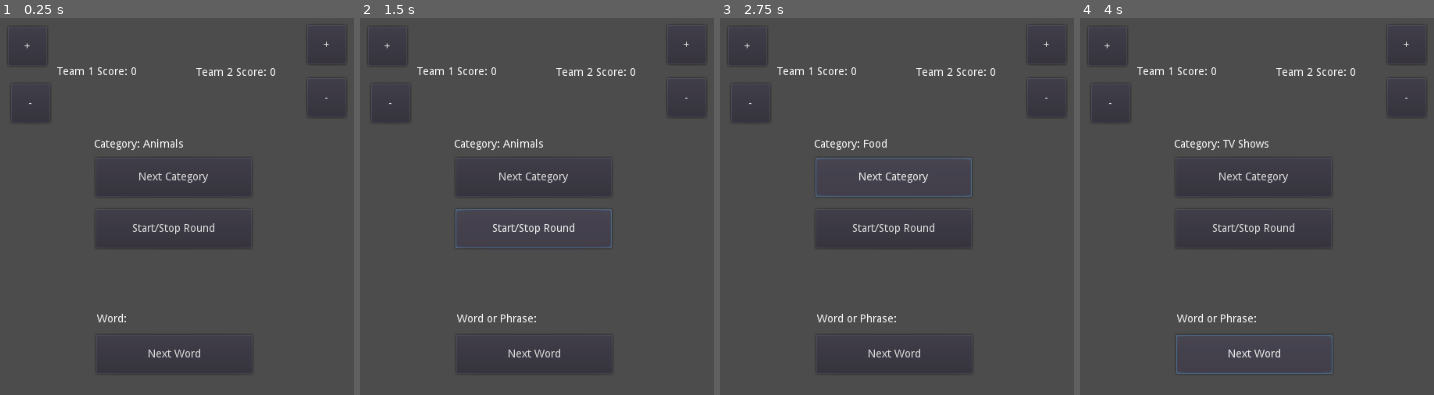
Above: before the commit, frames 1-4 (left to right).
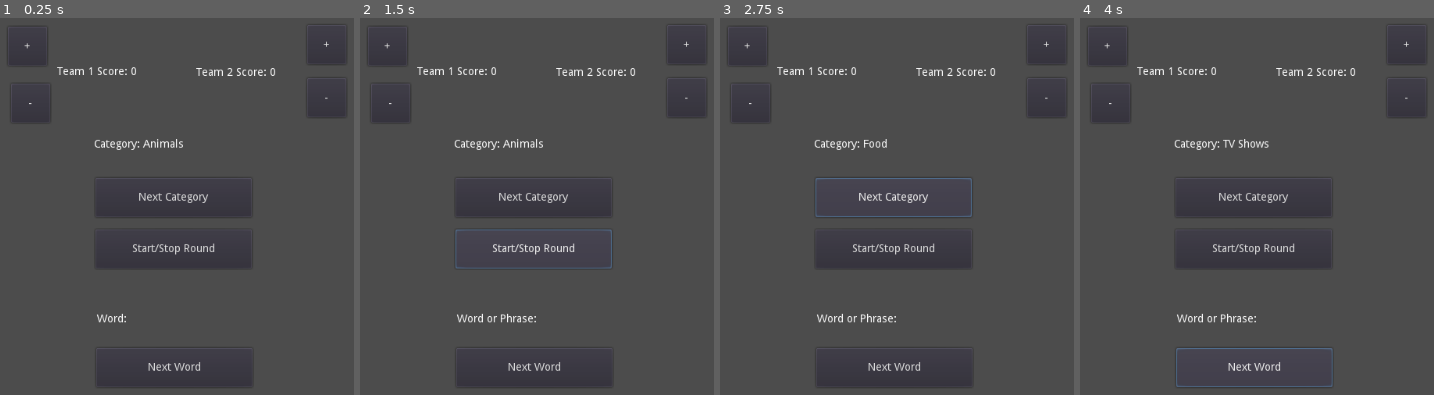
Above: after the commit, the same moments.

Repository: marshallcouch/prototypes
Game: Godot game, scene res://dont_say_the_word.tscn
Two runs of this game, one before a commit and one after it. Both use one fixed random seed, a clock stepped at 60 frames per second and the inputs below.
Inputs:
- Up to frame 1 (0.25 s): no input
- Up to frame 2 (1.5 s): click "Start/Stop Round" at 0.5 s; click "Start/Stop Round" at 1.25 s
- Up to frame 3 (2.75 s): click "Next Category" at 2 s
- Up to frame 4 (4 s): click "Next Category" at 2.75 s; click "Next Word" at 3.5 s

The runs differ from the first frame. In frame 1, 1.4% of the frame differs, in the area x 27-71%, y 40-98%; in frame 2, 1.8%; in frame 3, 1.9%, in the area x 26-72%, y 37-98%; in frame 4, 1.8%.

Commit message:
updated the code to remove duplicates from the lists of words and phrases at startup.  Is it efficient?  no.  does it work?  enough to use

Diff:
--- a/dont_say_the_word/dont_say_the_word.gd
+++ b/dont_say_the_word/dont_say_the_word.gd
@@ -48,6 +48,13 @@
 	var gamelists = file.get_as_text()
 	gamelists = gamelists.replace("[gd_resource type=\"Resource\" format=2]","").replace("[resource]","")
 	lists = JSON.parse(gamelists).result
+	for i in lists["Lists_Count"]:
+		var array = lists[lists["Lists"][i]]
+		array.sort()
+		for j in range(array.size()-1,0,-1):
+			if array[j].to_upper() == array[j-1].to_upper():
+				array.pop_at(j)
+
 
 
 func next_category() -> void:
@@ -117,8 +124,9 @@
 func get_next_word_or_phrase() -> void:
 	if selected_list.size() == 0:
 		selected_list = lists["Random"]
+		$category_label.text = "Category: Random (Ran out of Words/phrases\n in selected category)"
 		if selected_list.size() == 0:
-			$word_label.text = "Restart the app to refresh words or choose another category"
+			$word_label.text = "Restart the app to refresh words \nor choose another category"
 		else:
 			$word_label.text = "Word or Phrase: " + selected_list.pop_front()
 	else:
--- a/dont_say_the_word/dont_say_the_word.tscn
+++ b/dont_say_the_word/dont_say_the_word.tscn
@@ -59,9 +59,9 @@
 
 [node name="next_category_button" type="Button" parent="."]
 margin_left = 81.0
-margin_top = 133.0
+margin_top = 159.0
 margin_right = 281.0
-margin_bottom = 183.0
+margin_bottom = 209.0
 text = "Next Category"
 
 [node name="word_label" type="Label" parent="."]
@@ -73,17 +73,17 @@
 
 [node name="next_word_button" type="Button" parent="."]
 margin_left = 82.0
-margin_top = 360.0
+margin_top = 377.0
 margin_right = 282.0
-margin_bottom = 410.0
+margin_bottom = 427.0
 rect_pivot_offset = Vector2( 61, 10 )
 text = "Next Word"
 
 [node name="start_stop_round" type="Button" parent="."]
 margin_left = 81.0
-margin_top = 199.0
+margin_top = 225.0
 margin_right = 281.0
-margin_bottom = 249.0
+margin_bottom = 275.0
 rect_pivot_offset = Vector2( 61, 10 )
 text = "Start/Stop Round"
 
--- a/dont_say_the_word/gamelists.tres
+++ b/dont_say_the_word/gamelists.tres
@@ -45,15 +45,15 @@
 		  "Pepper", "Potato", "Onion", "Garlic", "Ginger", "Zucchini", "Mushroom", "Eggplant", "Sweet Potato", "Asparagus",
 		  "Celery", "Artichoke", "Radish", "Beetroot", "Cabbage", "Kale", "Pumpkin", "Corn", "Brussels Sprouts", "Peas",
 		  "Parsnip", "Rutabaga", "Turnip", "Yam", "Bok Choy", "Swiss Chard", "Okra", "Collard Greens", "Rhubarb", "Watercress",
-		  "Arugula", "Endive", "Beet Greens", "Chicory", "Squash", "Bread", "Rice", "Pasta", "Flour", "Oats",
+		  "Arugula", "Endive", "Beet Greens", "Chicory", "Squash", "Bread", "Rice", "Pasta", "Oats",
 		  "Quinoa", "Barley", "Couscous", "Bulgur", "Bread Crumbs", "Cereal", "Polenta", "Biscuit", "Baguette", "Tortilla",
 		  "Roll", "Croissant", "Pita", "Bagel", "Waffle", "Pancake", "Muffin", "Donut", "Cake", "Cupcake",
 		  "Pie", "Cookie", "Brownie", "Cheesecake", "Ice Cream", "Gelato", "Sorbet", "Popsicle", "Chocolate", "Candy",
 		  "Marshmallow", "Caramel", "Toffee", "Praline", "Fudge", "Honey", "Maple Syrup", "Jam", "Jelly", "Marmalade",
-		  "Peanut Butter", "Almond Butter", "Cashew Butter", "Hazelnut Spread", "Nutella", "Yogurt", "Milk", "Buttermilk", "Cream",
+		  "Peanut Butter", "Almond Butter", "Cashew Butter", "Hazelnut Spread", "Yogurt", "Milk", "Buttermilk", "Cream",
 		  "Sour Cream", "Cheese", "Egg", "Mayonnaise", "Mustard", "Ketchup", "Barbecue Sauce", "Soy Sauce", "Teriyaki Sauce",
 		  "Hot Sauce", "Vinegar", "Olive Oil", "Coconut Oil", "Canola Oil", "Sesame Oil", "Peanut Oil",
-		  "Sunflower Oil", "Flaxseed Oil", "Truffle Oil", "Salt", "Cinnamon", "Nutmeg", "Garlic Powder",
+		  "Sunflower Oil", "Flaxseed Oil", "Truffle Oil", "Cinnamon", "Nutmeg", "Garlic Powder",
 		  "Onion Powder", "Paprika", "Cumin", "Turmeric", "Chili Powder", "Oregano", "Basil", "Thyme", "Rosemary",
 		  "Sage", "Parsley", "Coriander", "Dill", "Bay Leaf", "Vanilla Extract", "Almond Extract", "Peppermint Extract", "Lemon Extract",
 		  "Orange Extract", "Coconut Extract", "Anise Extract", "Chocolate Chips", "Nuts", "Peanuts", "Almonds", "Walnuts",
@@ -61,122 +61,37 @@
 		  "Flaxseeds", "Chia Seeds", "Sesame Seeds", "Popcorn", "Chicken", "Beef", "Pork", "Lamb", "Turkey",
 		  "Duck", "Quail", "Fish", "Salmon", "Tuna", "Cod", "Trout", "Sardine", "Mackerel", "Haddock",
 		  "Shrimp", "Prawn", "Crab", "Lobster", "Clam", "Mussel", "Oyster", "Squid", "Octopus", "Scallop",
-		  "Yogurt", "Butter", "Cream", "Sour Cream", "Mayonnaise", "Oil", "Vinegar",
-		  "Salt", "Sugar", "Flour", "Baking Powder", "Baking Soda", "Yeast", "Honey", "Maple Syrup", "Molasses",
-		  "Jam", "Jelly", "Peanut Butter", "Almond Butter", "Nutella", "Soy Sauce", "Ketchup", "Mustard", "Barbecue Sauce",
-		  "Hot Sauce", "Worcestershire Sauce", "Tomato Sauce", "Tomato Paste", "Pizza Margherita",
-		  "Spaghetti Carbonara",
-		  "Lasagna",
-		  "Risotto",
-		  "Gnocchi",
-		  "Fettuccine Alfredo",
-		  "Osso Buco",
-		  "Caprese Salad",
-		  "Tiramisu",
-		  "Panna Cotta",
-		  "Bruschetta",
-		  "Minestrone Soup",
-		  "Pesto Pasta",
-		  "Cannoli",
-		  "Calzone",
-		  "Prosciutto e Melone",
-		  "Amatriciana",
-		  "Arancini",
-		  "Panettone",
-		  "Torta della Nonna",
-		  "Tacos",
-		  "Enchiladas",
-		  "Guacamole",
-		  "Chiles Rellenos",
-		  "Quesadillas",
-		  "Burritos",
-		  "Salsa Verde",
-		  "Tamales",
-		  "Churros",
-		  "Ceviche",
-		  "Mole Poblano",
-		  "Pozole",
-		  "Sopes",
-		  "Flan",
-		  "Huevos Rancheros",
-		  "Nachos",
-		  "Carnitas",
-		  "Tostadas",
-		  "Menudo",
-		  "Elote",
-		  "Chicken Tikka Masala",
-		  "Butter Chicken",
-		  "Biryani",
-		  "Paneer Tikka",
-		  "Rogan Josh",
-		  "Samosas",
-		  "Aloo Gobi",
-		  "Dal Makhani",
-		  "Tandoori Chicken",
-		  "Palak Paneer",
-		  "Chana Masala",
-		  "Vindaloo",
-		  "Gulab Jamun",
-		  "Pakoras",
-		  "Aloo Paratha",
-		  "Mutton Curry",
-		  "Chicken Korma",
-		  "Fish Curry",
-		  "Keema",
-		  "Rasgulla",
-		  "General Tso's Chicken",
-		  "Kung Pao Chicken",
-		  "Dumplings",
-		  "Sweet and Sour Pork",
-		  "Mongolian Beef",
-		  "Spring Rolls",
-		  "Fried Rice",
-		  "Peking Duck",
-		  "Ma Po Tofu",
-		  "Beef with Broccoli",
-		  "Chow Mein",
-		  "Dim Sum",
-		  "Szechuan Shrimp",
-		  "Hot Pot",
-		  "Mapo Eggplant",
-		  "Egg Drop Soup",
-		  "Crab Rangoon",
-		  "Orange Chicken",
-		  "Sesame Chicken",
-		  "Black Bean Sauce Noodles",
-		  "Hamburger",
-		  "Hot Dog",
-		  "Cheeseburger",
-		  "Fried Chicken",
-		  "Apple Pie",
-		  "Barbecue Ribs",
-		  "Buffalo Wings",
-		  "Clam Chowder",
-		  "Philly Cheesesteak",
-		  "Tuna Salad",
-		  "Cornbread",
-		  "Macaroni and Cheese",
-		  "Potato Salad",
-		  "Pancakes",
-		  "Corn Dogs",
-		  "Chocolate Chip Cookies",
-		  "Chicken and Waffles",
-		  "Cobb Salad",
-		  "Sloppy Joe",
-		  "Key Lime Pie"],
+		  "Yogurt", "Butter", "Cream", "Mayonnaise", "Oil", "Vinegar",
+		  "Salt", "Sugar", "Flour", "Baking Powder", "Baking Soda", "Yeast", "Molasses",
+		  "Jam", "Jelly", "Peanut Butter", "Nutella", "Soy Sauce", "Ketchup", "Mustard", "Barbecue Sauce",
+		  "Hot Sauce", "Worcestershire Sauce", "Tomato Sauce", "Tomato Paste", "Pizza Margherita", "Spaghetti Carbonara",
+		  "Lasagna","Risotto","Gnocchi","Fettuccine Alfredo","Osso Buco","Caprese Salad","Tiramisu","Panna Cotta",
+		  "Bruschetta","Minestrone Soup","Pesto Pasta","Cannoli","Calzone","Prosciutto e Melone","Amatriciana",
+		  "Arancini","Panettone","Torta della Nonna","Tacos","Enchiladas","Guacamole","Chiles Rellenos","Quesadillas",
+		  "Burritos","Salsa Verde","Tamales","Churros","Ceviche","Mole Poblano","Pozole","Sopes","Flan","Huevos Rancheros",
+		  "Nachos","Carnitas","Tostadas","Menudo","Elote","Chicken Tikka Masala","Butter Chicken","Biryani","Paneer Tikka",
+		  "Rogan Josh","Samosas","Aloo Gobi","Dal Makhani","Tandoori Chicken","Palak Paneer","Chana Masala","Vindaloo",
+		  "Gulab Jamun","Pakoras","Aloo Paratha","Mutton Curry","Chicken Korma","Fish Curry","Keema","Rasgulla",
+		  "General Tso's Chicken","Kung Pao Chicken","Dumplings","Sweet and Sour Pork","Mongolian Beef","Spring Rolls",
+		  "Fried Rice","Peking Duck","Ma Po Tofu","Beef with Broccoli","Chow Mein","Dim Sum","Szechuan Shrimp","Hot Pot",
+		  "Mapo Eggplant","Egg Drop Soup","Crab Rangoon","Orange Chicken","Sesame Chicken","Black Bean Sauce Noodles","Hamburger",
+		  "Hot Dog","Cheeseburger","Fried Chicken","Apple Pie","Barbecue Ribs","Buffalo Wings","Clam Chowder","Philly Cheesesteak",
+		  "Tuna Salad","Cornbread","Macaroni and Cheese","Potato Salad",
+		  "Pancakes","Corn Dogs","Chocolate Chip Cookies"," Chicken and Waffles","Cobb Salad", "Sloppy Joe", "Key Lime Pie"],
     "TV Shows":["How I Met Your Mother", "The Flash"],
     "Movies":["Man Of Steel","Avatar"],
-    "Famouse People":["Henry Caville", "Taylor Swift"],
+    "Famous People":["Henry Caville", "Taylor Swift"],
     "Sports":["Football", "Basketball"],
     "Events":["World War II", "9/11"],
     "Science":["Biology", "Physics", "Gravity"],
     "Technology":["iPhone", "Laptop"],
     "Music":["Rock", "Rap"],
     "Literature":["Hunger Games", "How to Kill a Mockingbird"],
-    "Place":["Tennessee", "United States Of America"],
+    "Places":["Tennessee", "United States Of America"],
     "Hobbies and Activities":["Fishing", "Painting"],
+	"Art and Artists":["Bob Ross", "Starry Night"],
     "Superheroes":["Superman", "Spider-Man"],
-    "Video Games":["Skyrim", "The Witcher"],
-    "Random":["Run", "Aquatics"]
+    "Video Games":["Skyrim", "The Witcher", "Skyrim", "Skyrim"],
+    "Random":["Run", "Aquatics","Run", "Aquatics","Run"]
 }
 [resource]
